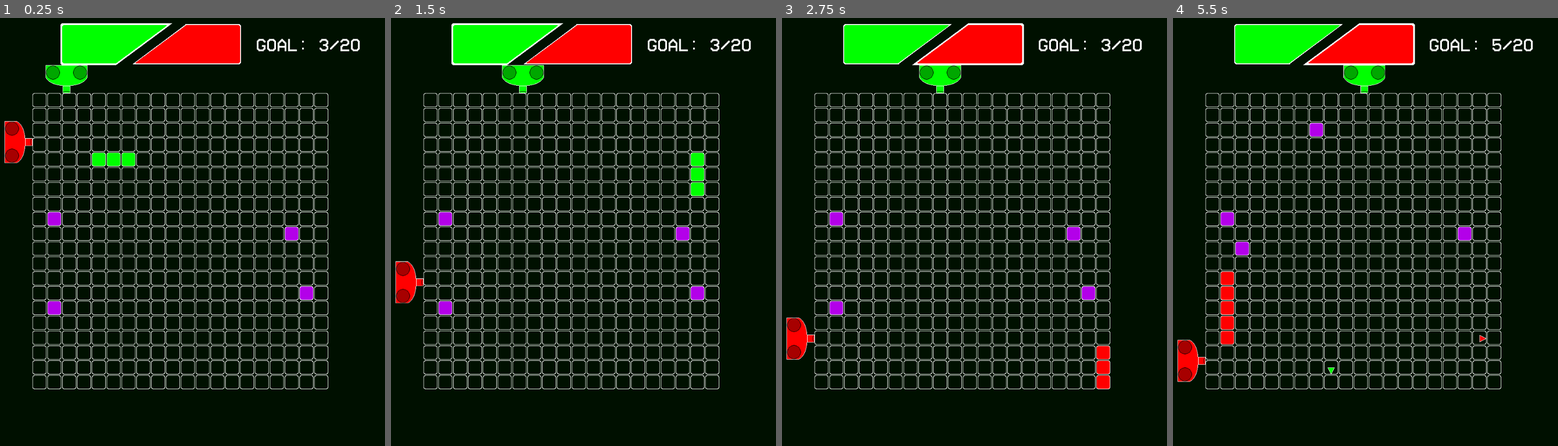
Above: before the commit, frames 1-4 (left to right).
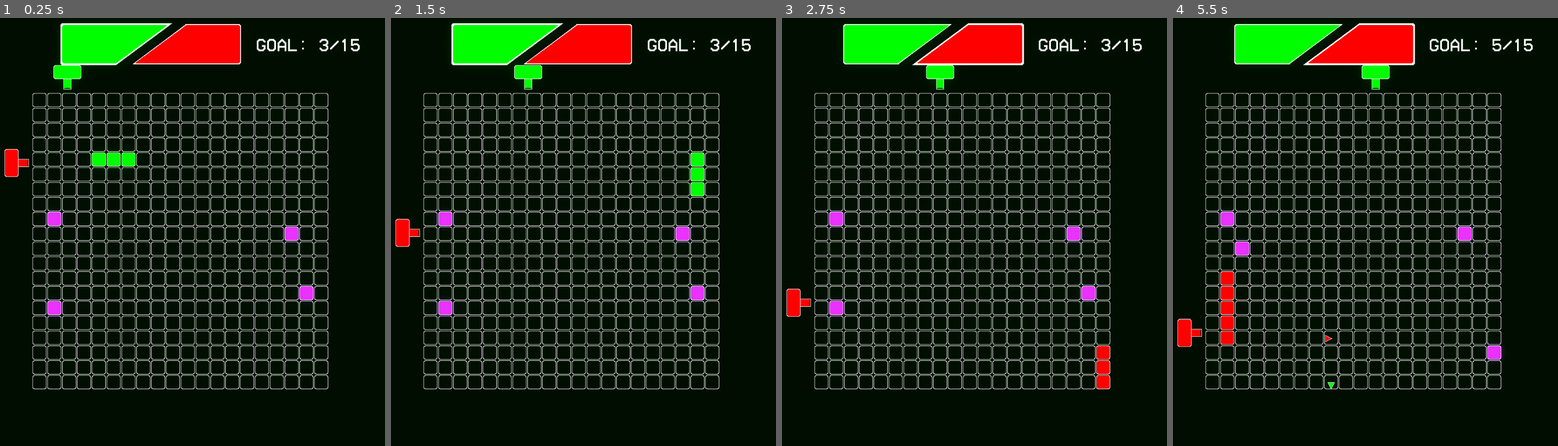
Above: after the commit, the same moments.

Repository: glawson0/snakeikaruga
Game: Godot game, scene res://scenes/level_3.tscn
Same seed, same stepped clock (60 frames per second), same inputs: the game is played once before the commit and once after it. This scene is started directly instead of the project's main scene.
Inputs (mouse positions are in pixels of both pictures, inside the frame that each line leads up to):
- Up to frame 1 (0.25 s): no input
- Up to frame 2 (1.5 s): move the mouse to (652, 206) at 0.52 s; hold D (right) 0.53-1.28 s; tap Space (color_swap) at 0.6, 1.35 s; click (652, 206) at 0.67 s; move the mouse to (471, 249) at 1.27 s; hold S (down) from 1.28 s (still down)
- Up to frame 3 (2.75 s): move the mouse to (993, 133) at 2.02 s; release S (down) at 2.03 s; hold D (right) from 2.03 s (still down); tap Space (color_swap) at 2.1 s
- Up to frame 4 (5.5 s): move the mouse to (1319, 313) at 2.77 s; release D (right) at 2.78 s; hold W (up) 2.78-3.53 s; tap Space (color_swap) every 0.75 s from 2.85 to 5.1 s; click (1319, 313) at 2.92 s; move the mouse to (1469, 291) at 3.52 s; hold A (left) 3.53-5.03 s; move the mouse to (1207, 163) at 4.27 s; move the mouse to (1361, 227) at 5.02 s; hold S (down) from 5.03 s (still down); click (1361, 227) at 5.17 s

The runs differ from the first frame. In frame 1, 1.6% of the frame differs, in the area x 1-94%, y 4-70%; in frame 2, 1.8%; in frame 3, 1.7%; in frame 4, 2.0%, in the area x 1-94%, y 4-87%.

Commit message:
added sound effects, fixed export

Diff:
--- /dev/null
+++ b/prefabs/light_env.tscn
@@ -0,0 +1,9 @@
+[gd_scene load_steps=2 format=3 uid="uid://d31qobg03bfe4"]
+
+[sub_resource type="Environment" id="Environment_gt82j"]
+background_mode = 3
+glow_enabled = true
+glow_bloom = 0.8
+
+[node name="LightEnv" type="WorldEnvironment"]
+environment = SubResource("Environment_gt82j")
--- /dev/null
+++ b/prefabs/small_tank.tscn
@@ -0,0 +1,48 @@
+[gd_scene load_steps=9 format=3 uid="uid://c4m5ycwqbihjo"]
+
+[ext_resource type="Script" path="res://scripts/tank.gd" id="1_7hvja"]
+[ext_resource type="Shader" path="res://resources/tileCenterV3.gdshader" id="2_c57kl"]
+[ext_resource type="Texture2D" uid="uid://buc13qu8dikc6" path="res://resources/tank/CannonCenterV2.png" id="3_o1wbq"]
+[ext_resource type="Texture2D" uid="uid://bpe41qbw8oi45" path="res://resources/tank/CannonOutline.png" id="4_ootk2"]
+[ext_resource type="Texture2D" uid="uid://bd4yxqc68eif2" path="res://resources/tank/SmallTankCenter.png" id="5_mhg41"]
+[ext_resource type="Texture2D" uid="uid://dme5qi688y4sn" path="res://resources/tank/SmallTankOutline.png" id="6_k326f"]
+
+[sub_resource type="ShaderMaterial" id="ShaderMaterial_6adnu"]
+resource_local_to_scene = true
+shader = ExtResource("2_c57kl")
+shader_parameter/ColorParameter = Color(0.082269, 0.415209, 0.533856, 1)
+
+[sub_resource type="ShaderMaterial" id="ShaderMaterial_k3m8j"]
+resource_local_to_scene = true
+shader = ExtResource("2_c57kl")
+shader_parameter/ColorParameter = Color(0.082269, 0.415209, 0.533856, 1)
+
+[node name="SmallTank" type="Node2D"]
+position = Vector2(16, 0)
+script = ExtResource("1_7hvja")
+
+[node name="Cannon" type="Node2D" parent="."]
+position = Vector2(-16, 0)
+
+[node name="CannonCenter" type="Sprite2D" parent="Cannon"]
+unique_name_in_owner = true
+material = SubResource("ShaderMaterial_6adnu")
+position = Vector2(32, 40)
+texture = ExtResource("3_o1wbq")
+
+[node name="CannonOutline" type="Sprite2D" parent="Cannon"]
+position = Vector2(32, 40)
+texture = ExtResource("4_ootk2")
+
+[node name="Body" type="Node2D" parent="."]
+position = Vector2(-16, 0)
+
+[node name="BodyCenter" type="Sprite2D" parent="Body"]
+unique_name_in_owner = true
+material = SubResource("ShaderMaterial_k3m8j")
+position = Vector2(32, 16)
+texture = ExtResource("5_mhg41")
+
+[node name="BodyOutline" type="Sprite2D" parent="Body"]
+position = Vector2(32, 16)
+texture = ExtResource("6_k326f")
--- a/prefabs/snake_board.tscn
+++ b/prefabs/snake_board.tscn
@@ -11,6 +11,7 @@
 default_font_size = 40
 
 [node name="SnakeBoard" type="Node2D"]
+z_index = 1
 script = ExtResource("1_v6n4m")
 
 [node name="SnakeManager" type="Node2D" parent="."]
@@ -21,7 +22,6 @@
 [node name="PelletPlacer" type="Node2D" parent="."]
 unique_name_in_owner = true
 script = ExtResource("3_m157m")
-PELLET_COLOR = Color(0.700666, 0.00237593, 0.914757, 1)
 
 [node name="PrimaryIndicator" parent="." instance=ExtResource("4_ed037")]
 unique_name_in_owner = true
@@ -43,3 +43,10 @@
 offset_bottom = -88.0
 theme = SubResource("Theme_s3ef2")
 text = "Goal: 3/10"
+
+[node name="DebugRect" type="ColorRect" parent="."]
+visible = false
+custom_minimum_size = Vector2(672, 672)
+offset_right = 40.0
+offset_bottom = 40.0
+color = Color(0.00784314, 0.00784314, 0.34902, 0.333333)
--- a/prefabs/tank.tscn
+++ b/prefabs/tank.tscn
@@ -2,10 +2,10 @@
 
 [ext_resource type="Shader" path="res://resources/tileCenterV3.gdshader" id="1_1wa5w"]
 [ext_resource type="Script" path="res://scripts/tank.gd" id="1_5pe7f"]
-[ext_resource type="Texture2D" uid="uid://i8dbfa7tkcsf" path="res://resources/tank/TankBody.png" id="1_u3vam"]
-[ext_resource type="Texture2D" uid="uid://bolg7b6p3krda" path="res://resources/tank/TankOutline.png" id="2_4dm0w"]
-[ext_resource type="Texture2D" uid="uid://c2ad7n3dd8e07" path="res://resources/tank/CannonCenter.png" id="3_p2jw2"]
+[ext_resource type="Texture2D" uid="uid://buc13qu8dikc6" path="res://resources/tank/CannonCenterV2.png" id="3_y8o48"]
 [ext_resource type="Texture2D" uid="uid://bpe41qbw8oi45" path="res://resources/tank/CannonOutline.png" id="4_wawy3"]
+[ext_resource type="Texture2D" uid="uid://bixxijjxcp5q" path="res://resources/tank/SquareTankCenter.png" id="5_5e6cp"]
+[ext_resource type="Texture2D" uid="uid://cbqamlbwsclo2" path="res://resources/tank/SquareTankOutline.png" id="6_81jc6"]
 
 [sub_resource type="ShaderMaterial" id="ShaderMaterial_6adnu"]
 resource_local_to_scene = true
@@ -27,7 +27,7 @@
 unique_name_in_owner = true
 material = SubResource("ShaderMaterial_6adnu")
 position = Vector2(48, 48)
-texture = ExtResource("3_p2jw2")
+texture = ExtResource("3_y8o48")
 
 [node name="CannonOutline" type="Sprite2D" parent="Cannon"]
 position = Vector2(48, 48)
@@ -40,8 +40,8 @@
 unique_name_in_owner = true
 material = SubResource("ShaderMaterial_k3m8j")
 position = Vector2(48, 24)
-texture = ExtResource("1_u3vam")
+texture = ExtResource("5_5e6cp")
 
 [node name="BodyOutline" type="Sprite2D" parent="Body"]
 position = Vector2(48, 24)
-texture = ExtResource("2_4dm0w")
+texture = ExtResource("6_81jc6")
--- a/project.godot
+++ b/project.godot
@@ -24,6 +24,7 @@
 
 window/size/viewport_width=1000
 window/size/viewport_height=1000
+window/stretch/mode="viewport"
 
 [input]
 
@@ -52,3 +53,7 @@
 "events": [Object(InputEventKey,"resource_local_to_scene":false,"resource_name":"","device":-1,"window_id":0,"alt_press …(191 unchanged characters)…
 ]
 }
+
+[rendering]
+
+viewport/hdr_2d=true
--- /dev/null
+++ b/resources/dithering_shader.gdshader
@@ -0,0 +1,21 @@
+shader_type canvas_item;
+
+uniform vec4 ColorParameter : source_color = vec4(0.082269, 0.415209, 0.533856, 1.000000);
+uniform float dither_threshold : hint_range(0.0, 1.0) = 0.5;
+
+void fragment() {
+    vec4 tex_color = texture(TEXTURE, UV);  // Get the sprite's color
+    if (tex_color.a < 0.1) {
+        discard;  // Ignore fully transparent parts
+    }
+
+	ivec2 screen_pos = ivec2(FRAGCOORD.xy); // Get least significant bit
+    float checker_pattern = float((screen_pos.x & 1) ^ (screen_pos.y & 1 )); // XOR for checkerboard
+
+    // Discard pixels based on threshold
+    if (checker_pattern > dither_threshold) {
+        discard;
+    }
+    // Apply effects only on visible parts
+    COLOR = tex_color * ColorParameter;
+}
--- a/scenes/MainMenu.tscn
+++ b/scenes/MainMenu.tscn
@@ -9,9 +9,11 @@
 
 [node name="Root" type="Control"]
 layout_mode = 3
-anchors_preset = 15
-anchor_right = 1.0
-anchor_bottom = 1.0
+anchors_preset = 8
+anchor_left = 0.5
+anchor_top = 0.5
+anchor_right = 0.5
+anchor_bottom = 0.5
 grow_horizontal = 2
 grow_vertical = 2
 script = ExtResource("1_6jlao")
@@ -62,7 +64,7 @@
 [node name="OptionsButton" type="Button" parent="Menus/VBoxContainer"]
 layout_mode = 2
 theme = ExtResource("1_i0qbq")
-text = "Options"
+text = " Options "
 
 [node name="HBoxContainer" type="HBoxContainer" parent="Menus"]
 layout_mode = 2
@@ -95,18 +97,31 @@
 
 [node name="OptionsMenu" type="Control" parent="."]
 unique_name_in_owner = true
-custom_minimum_size = Vector2(1000, 1000)
-anchors_preset = 0
-offset_left = 1088.0
-offset_right = 1128.0
-offset_bottom = 40.0
+layout_mode = 1
+anchors_preset = 8
+anchor_left = 0.5
+anchor_top = 0.5
+anchor_right = 0.5
+anchor_bottom = 0.5
+offset_left = 1100.0
+offset_right = 1100.0
+grow_horizontal = 2
+grow_vertical = 2
 script = ExtResource("3_rxgge")
 
 [node name="ColorRect" type="ColorRect" parent="OptionsMenu"]
-custom_minimum_size = Vector2(1000, 1000)
-layout_mode = 0
-offset_right = 40.0
-offset_bottom = 40.0
+layout_mode = 1
+anchors_preset = 8
+anchor_left = 0.5
+anchor_top = 0.5
+anchor_right = 0.5
+anchor_bottom = 0.5
+offset_left = -500.0
+offset_top = -500.0
+offset_right = 500.0
+offset_bottom = 500.0
+grow_horizontal = 2
+grow_vertical = 2
 color = Color(0, 0, 0, 1)
 
 [node name="VBoxContainer2" type="VBoxContainer" parent="OptionsMenu"]
@@ -116,10 +131,10 @@
 anchor_top = 0.5
 anchor_right = 0.5
 anchor_bottom = 0.5
-offset_left = -164.0
-offset_top = -148.0
-offset_right = 166.0
-offset_bottom = 152.0
+offset_left = -165.0
+offset_top = -162.0
+offset_right = 165.0
+offset_bottom = 162.0
 grow_horizontal = 2
 grow_vertical = 2
 
--- a/scenes/level_2.tscn
+++ b/scenes/level_2.tscn
@@ -2,7 +2,7 @@
 
 [ext_resource type="Script" path="res://scripts/levels/level_2.gd" id="1_8jnp6"]
 [ext_resource type="PackedScene" uid="uid://slug5iqsl8ee" path="res://prefabs/snake_board.tscn" id="2_ob36n"]
-[ext_resource type="PackedScene" uid="uid://b5aa1mfkw4h5w" path="res://prefabs/tank.tscn" id="3_wil1m"]
+[ext_resource type="PackedScene" uid="uid://c4m5ycwqbihjo" path="res://prefabs/small_tank.tscn" id="4_viv5b"]
 [ext_resource type="PackedScene" uid="uid://ce2r6mevl3dp2" path="res://addons/gwj_accessibility_scripts/options/rebindable_action.tscn" id="5_8x43j"]
 
 [node name="GameScene" type="Node2D"]
@@ -19,10 +19,6 @@
 color = Color(0, 0.0627451, 0, 1)
 metadata/_edit_lock_ = true
 
-[node name="Tank" parent="." instance=ExtResource("3_wil1m")]
-unique_name_in_owner = true
-position = Vector2(224, 128)
-
 [node name="Button" parent="." instance=ExtResource("5_8x43j")]
 offset_left = 448.0
 offset_top = 928.0
@@ -30,3 +26,7 @@
 offset_bottom = 959.0
 disabled = true
 action = "swap_color"
+
+[node name="Tank" parent="." instance=ExtResource("4_viv5b")]
+unique_name_in_owner = true
+position = Vector2(224, 128)
--- a/scenes/level_3.tscn
+++ b/scenes/level_3.tscn
@@ -1,11 +1,21 @@
-[gd_scene load_steps=4 format=3 uid="uid://dfn3djy5pxtgd"]
+[gd_scene load_steps=5 format=3 uid="uid://dfn3djy5pxtgd"]
 
 [ext_resource type="Script" path="res://scripts/levels/level_3.gd" id="1_ig4bp"]
 [ext_resource type="PackedScene" uid="uid://slug5iqsl8ee" path="res://prefabs/snake_board.tscn" id="2_6cjvo"]
-[ext_resource type="PackedScene" uid="uid://b5aa1mfkw4h5w" path="res://prefabs/tank.tscn" id="3_o8dbm"]
+[ext_resource type="PackedScene" uid="uid://c4m5ycwqbihjo" path="res://prefabs/small_tank.tscn" id="4_6dy1r"]
+
+[sub_resource type="Environment" id="Environment_e5jbr"]
+background_mode = 3
+glow_enabled = true
+glow_bloom = 0.1
+glow_blend_mode = 1
+glow_hdr_threshold = 0.5
 
 [node name="GameScene" type="Node2D"]
 script = ExtResource("1_ig4bp")
+
+[node name="WorldEnvironment" type="WorldEnvironment" parent="."]
+environment = SubResource("Environment_e5jbr")
 
 [node name="SnakeBoard" parent="." instance=ExtResource("2_6cjvo")]
 unique_name_in_owner = true
@@ -18,11 +28,11 @@
 color = Color(0, 0.0627451, 0, 1)
 metadata/_edit_lock_ = true
 
-[node name="Tank" parent="." instance=ExtResource("3_o8dbm")]
+[node name="Tank" parent="." instance=ExtResource("4_6dy1r")]
 unique_name_in_owner = true
 position = Vector2(224, 128)
 
-[node name="Tank2" parent="." instance=ExtResource("3_o8dbm")]
+[node name="Tank2" parent="." instance=ExtResource("4_6dy1r")]
 unique_name_in_owner = true
-position = Vector2(128, 256)
+position = Vector2(128, 336)
 rotation = -1.5708
--- a/scenes/level_4.tscn
+++ b/scenes/level_4.tscn
@@ -2,7 +2,7 @@
 
 [ext_resource type="Script" path="res://scripts/levels/level_4.gd" id="1_5oulv"]
 [ext_resource type="PackedScene" uid="uid://slug5iqsl8ee" path="res://prefabs/snake_board.tscn" id="2_kjgka"]
-[ext_resource type="PackedScene" uid="uid://b5aa1mfkw4h5w" path="res://prefabs/tank.tscn" id="3_rj52t"]
+[ext_resource type="PackedScene" uid="uid://c4m5ycwqbihjo" path="res://prefabs/small_tank.tscn" id="3_xya5n"]
 
 [node name="GameScene" type="Node2D"]
 script = ExtResource("1_5oulv")
@@ -18,16 +18,16 @@
 color = Color(0, 0.0627451, 0, 1)
 metadata/_edit_lock_ = true
 
-[node name="Tank" parent="." instance=ExtResource("3_rj52t")]
+[node name="Tank" parent="." instance=ExtResource("3_xya5n")]
 unique_name_in_owner = true
 position = Vector2(224, 128)
 
-[node name="Tank2" parent="." instance=ExtResource("3_rj52t")]
+[node name="Tank2" parent="." instance=ExtResource("3_xya5n")]
 unique_name_in_owner = true
 position = Vector2(128, 256)
 rotation = -1.5708
 
-[node name="Tank3" parent="." instance=ExtResource("3_rj52t")]
+[node name="Tank3" parent="." instance=ExtResource("3_xya5n")]
 unique_name_in_owner = true
-position = Vector2(768, 224)
+position = Vector2(928, 240)
 rotation = 1.5708
--- a/scripts/audio_player.gd
+++ b/scripts/audio_player.gd
@@ -19,4 +19,5 @@
 	_play_music(menu_music)
 
 func play_level_music():
-	_play_music(level_music)
+	pass
+	#_play_music(level_music)
--- a/scripts/globals.gd
+++ b/scripts/globals.gd
@@ -2,4 +2,4 @@
 
 enum Direction {UP, DOWN, LEFT, RIGHT}
 enum Colors {GREEN, RED, PURPLE, YELLOW, PINK}
-const COLOR_MAP = [Color.GREEN, Color.RED, Color.PURPLE, Color.YELLOW, Color.HOT_PINK]
+const COLOR_MAP = [Color.GREEN, Color.RED, Color.PURPLE * 1.2, Color.YELLOW, Color.HOT_PINK]
--- a/scripts/levels/level_3.gd
+++ b/scripts/levels/level_3.gd
@@ -1,6 +1,6 @@
 extends BaseLevel
 
-var goal = 20
+var goal = 15
 
 func _ready():
 	super._ready()
--- a/scripts/levels/level_4.gd
+++ b/scripts/levels/level_4.gd
@@ -1,6 +1,6 @@
 extends BaseLevel
 
-var goal = 20
+var goal = 15
 
 func _ready():
 	super._ready()
--- a/scripts/main_menu.gd
+++ b/scripts/main_menu.gd
@@ -2,7 +2,7 @@
 
 
 func _ready():
-		AudioPlayer.play_menu_music()
+	AudioPlayer.play_menu_music()
 
 func _on_start_button_pressed() -> void:
 	get_tree().change_scene_to_packed(load("res://scenes/level_1.tscn"))
--- a/scripts/options_menu.gd
+++ b/scripts/options_menu.gd
@@ -4,6 +4,8 @@
 const OFF_SCREEN = Vector2(1100,0)
 const ON_SCREEN = Vector2(0,0)
 
+func _ready() -> void:
+	position = OFF_SCREEN
 
 func _on_back_button_pressed() -> void:
 	position = OFF_SCREEN
--- a/scripts/pellet_placer.gd
+++ b/scripts/pellet_placer.gd
@@ -1,12 +1,13 @@
 extends Node2D
 class_name PelletPlacer
 
-@export var PELLET_COLOR: Color
+var PELLET_COLOR: Color
 
 var pellet_max: int
 
 func _ready() -> void:
-		seed(5)
+	PELLET_COLOR = Globals.COLOR_MAP[Globals.Colors.PURPLE]
+	seed(5)
 
 func init(tile_count: int):
 	pellet_max = tile_count -1
--- a/scripts/snake_board.gd
+++ b/scripts/snake_board.gd
@@ -3,6 +3,7 @@
 
 const TILE_LAYER = 2
 const MOVE_INTERVAL: float = .09
+const EAT_SFX = preload("res://resources/sfx/Hit damage 1.wav")
 signal game_won
 signal game_lost
 
@@ -78,18 +79,16 @@
 	if next.is_pellet():
 		add_pellet()
 		ate_pellet = true
+		_play_sfx(EAT_SFX, 3.0)
 	else:
-		var back = sm.tiles.pop_back()
-		if(sm.tiles.find(back) == -1):
-			back.clear()
+		sm.remove_tail()
 
 	var backtrack = false
 	if not next.set_snake(sm.active_color):
 		sm.do_damage()
-		update_goal()
 		backtrack = true
 	sm.tiles.push_front(next)
-	if ate_pellet:
+	if ate_pellet or backtrack:
 		update_goal()
 	return not backtrack
 
@@ -143,6 +142,17 @@
 
 func update_goal():
 	var score = sm.tiles.size()
+	if score == 0:
+		game_lost.emit()
 	%ScoreLabel.text = "Goal: %d/%d"%[score, goal]
 	if score == goal:
 		game_won.emit()
+
+func _play_sfx(sfx: AudioStream, volume: float):
+	var player = AudioStreamPlayer2D.new()
+	player.stream = sfx
+	player.volume_db = volume
+	add_child(player)
+	player.play()
+	await player.finished
+	player.queue_free()
--- a/scripts/snake_manger.gd
+++ b/scripts/snake_manger.gd
@@ -3,6 +3,7 @@
 class_name SnakeManager
 
 const FLASH_INTERVAL = .2
+var hurt_sfx = preload("res://resources/sfx/Balloon start riding 2.wav")
 
 @export var FLASH_COLOR: Color
 
@@ -38,12 +39,20 @@
 	if invincible:
 		return false
 	enter_damaged_state()
+	remove_tail()
 	return true
 
 func enter_damaged_state():
 	invincible = true
 	flashing_timer = 0
+	var player = AudioStreamPlayer2D.new()
+	player.stream = hurt_sfx
+	player.volume_db = 0.0
+	add_child(player)
+	player.play()
+
 	await get_tree().create_timer(5.0).timeout
+	player.queue_free()
 	set_flash_state(false)
 	color_board_tiles()
 	invincible = false
@@ -72,3 +81,8 @@
 	if not is_flashing:
 		active_color = Globals.COLOR_MAP[selected_color]
 		color_board_tiles()
+
+func remove_tail():
+	var back = tiles.pop_back()
+	if(tiles.find(back) == -1):
+		back.clear()
--- a/scripts/tank.gd
+++ b/scripts/tank.gd
@@ -2,7 +2,9 @@
 
 const SPAWN_OFFSET = Vector2(16,64)
 const BULLET_SPEED = Vector2(0, 4*64)
+const TANK_MOVE_SPEED = 128
 var bullet_prefab = preload("res://prefabs/tank_bullet.tscn")
+var shoot_sound = preload("res://resources/sfx/Boss hit 1.wav")
 var is_idle = true
 var lp:LocationProvider
 var color: Globals.Colors
@@ -11,6 +13,7 @@
 	lp = locationProvider
 	color=col_enum
 	set_color(Globals.COLOR_MAP[color])
+
 
 
 # Called every frame. 'delta' is the elapsed time since the previous frame.
@@ -26,11 +29,12 @@
 	get_parent().add_child(bullet)
 	bullet.position = position + SPAWN_OFFSET.rotated(rotation)
 	bullet.z_index = 1
+	_play_sfx(shoot_sound, 0)
 
 
 func move_to_and_shoot(destination: Vector2):
 	var tween = get_tree().create_tween()
-	tween.tween_property(self, "position", destination, 2)
+	tween.tween_property(self, "position", destination, position.distance_to(destination)/TANK_MOVE_SPEED)
 	tween.tween_interval(1)
 	tween.tween_callback(shoot)
 	tween.tween_interval(1)
@@ -42,3 +46,12 @@
 
 func get_y_offset()-> float:
 	return 64
+
+func _play_sfx(sfx: AudioStream, volume: float):
+	var player = AudioStreamPlayer2D.new()
+	player.stream = sfx
+	player.volume_db = volume
+	add_child(player)
+	player.play()
+	await player.finished
+	player.queue_free()
--- a/scripts/tile.gd
+++ b/scripts/tile.gd
@@ -9,10 +9,6 @@
 
 enum Contains {Empty, Snake, Pellet}
 
-# Called when the node enters the scene tree for the first time.
-func _ready() -> void:
-	pass # Replace with function body.
-
 func get_width() -> int:
 	return %Outline.texture.get_width()
 
@@ -22,7 +18,6 @@
 func init(co_x:int, co_y:int):
 	x = co_x
 	y = co_y
-
 
 ## Sets tile as a Snake
 ## return true if successful, false if cannot
Not shown: 1 places in prefabs/tile.tscn that only renumber resources
Binary file changed: raw_sprites/CannonCenter.aseprite
Binary file added: raw_sprites/SmallTankCenter.aseprite
Binary file added: raw_sprites/SmallTankOutline.aseprite
Binary file added: raw_sprites/SquareTankCenter.aseprite
Binary file added: raw_sprites/SquareTankOutline.aseprite
Not shown, added: resources/sfx/Balloon start riding 2.wav.import
Not shown, added: resources/sfx/Bleep_05.wav.import
Not shown, added: resources/sfx/Boss hit 1.wav.import
Not shown, added: resources/sfx/Complete_02.wav.import
Not shown, added: resources/sfx/Confirm_06.wav.import
Not shown, added: resources/sfx/Hit damage 1.wav.import
(and 16 more such lines)
